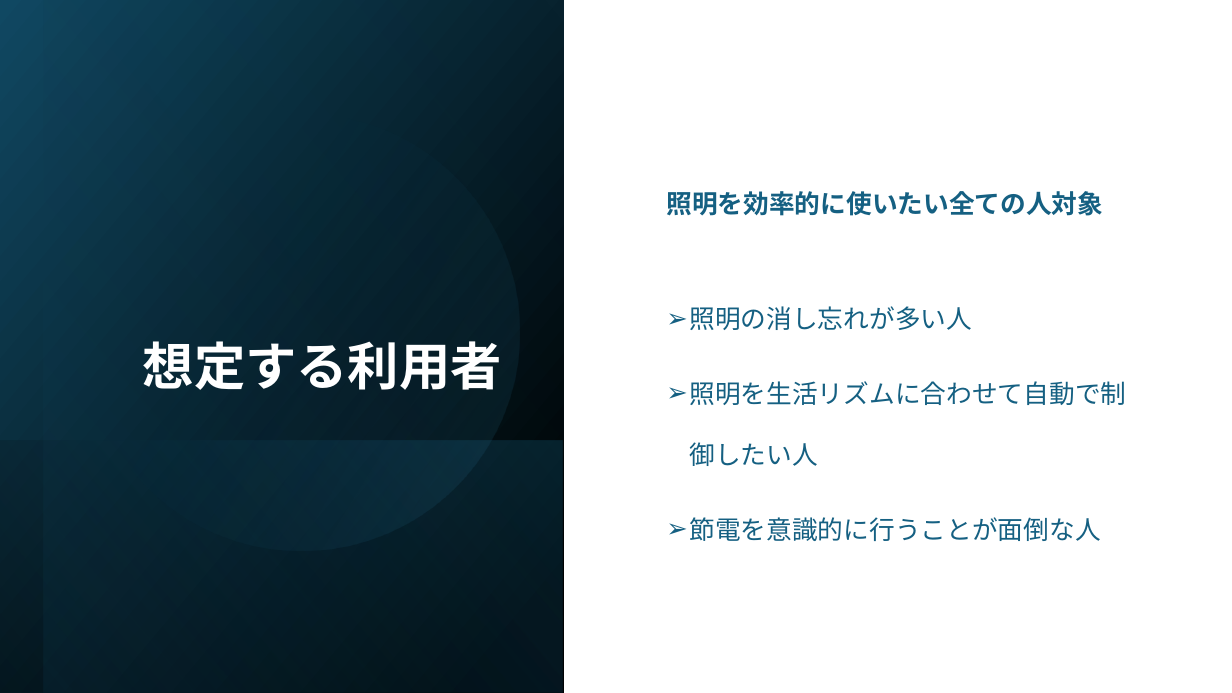
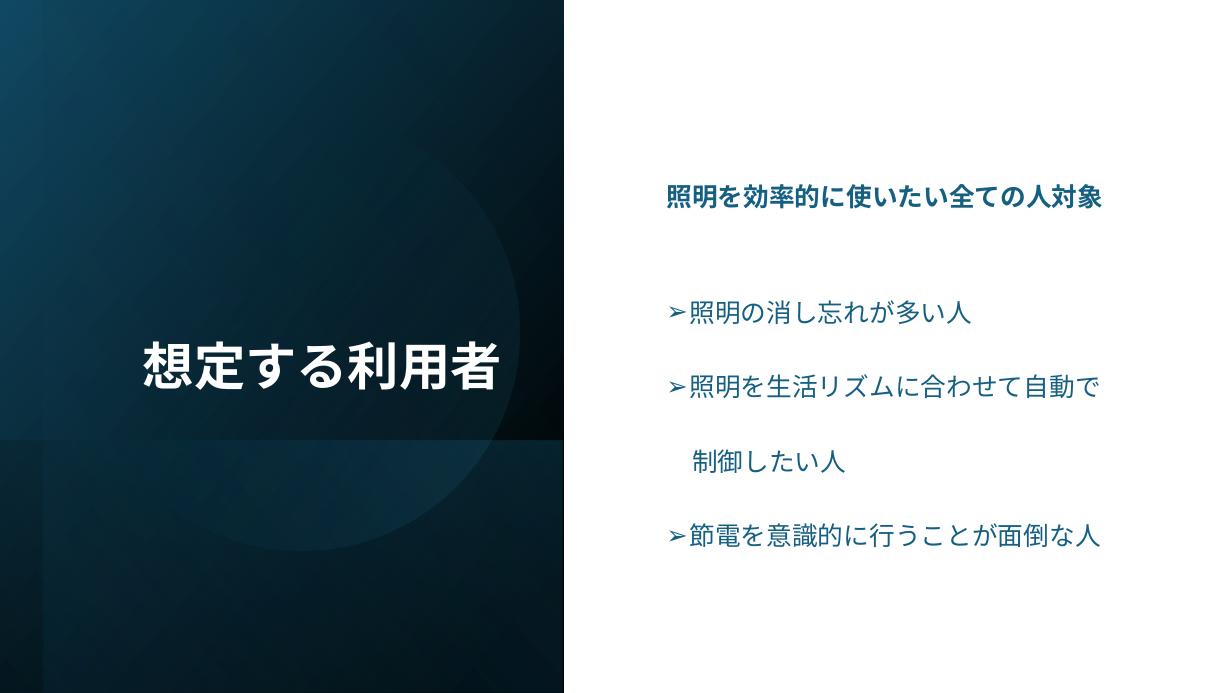
Before and after one commit to RUSAEXP1EMB2025/group10, a slide deck: slide 5 of 資料/中間発表資料.pptx. Drawn at 1232x693 pixels with LibreOffice and Linux fonts; fonts in the diff are those of the drawing. Boxes give left, top, right and bottom in pixels: in the first picture for what was removed or moved away, otherwise in the second. Text is boxed around its words. In the diff, an @@ line names an element or a change of style, - is before the commit and + after.

```diff
--- a/資料/中間発表資料.pptx
+++ b/資料/中間発表資料.pptx
@@ text at box(689, 374, 1100, 473): text changed @@
-➢ 照明を生活リズムに合わせて自動で制御したい人
+➢ 照明を生活リズムに合わせて自動で
+制御したい人
```
Also in this commit, not shown: 2 other slides changed, 2 slides added.
